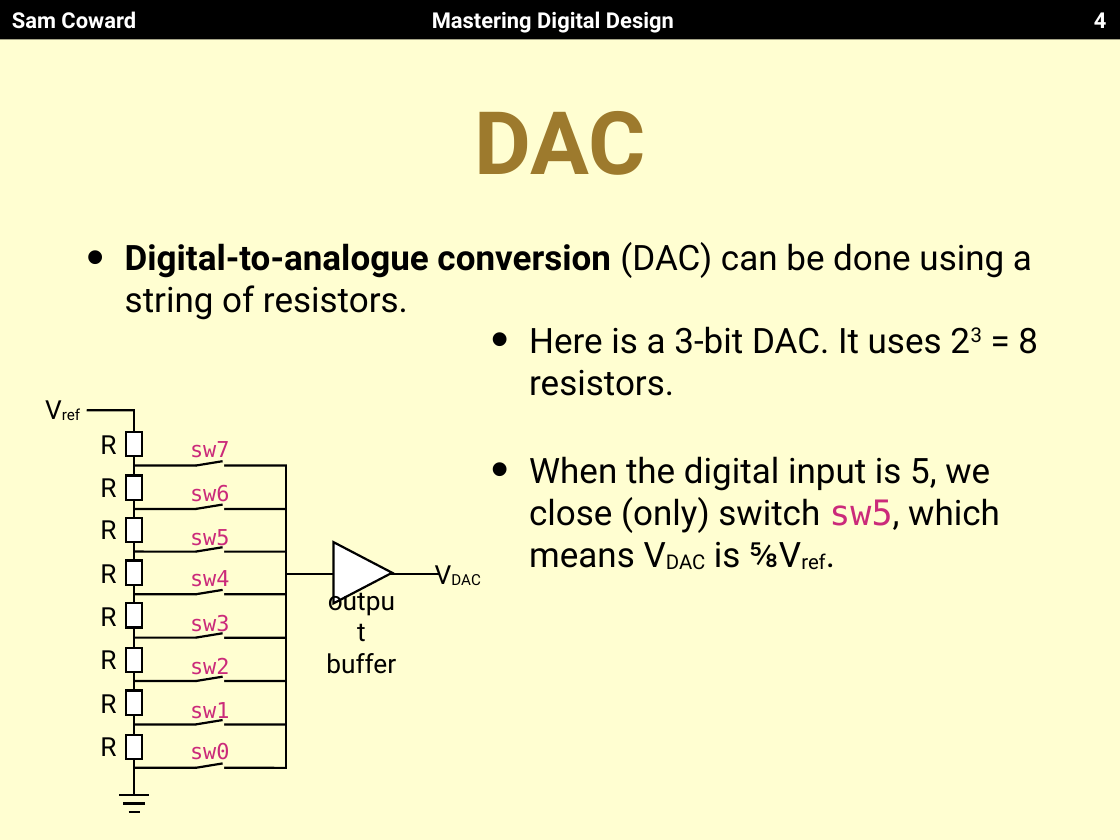
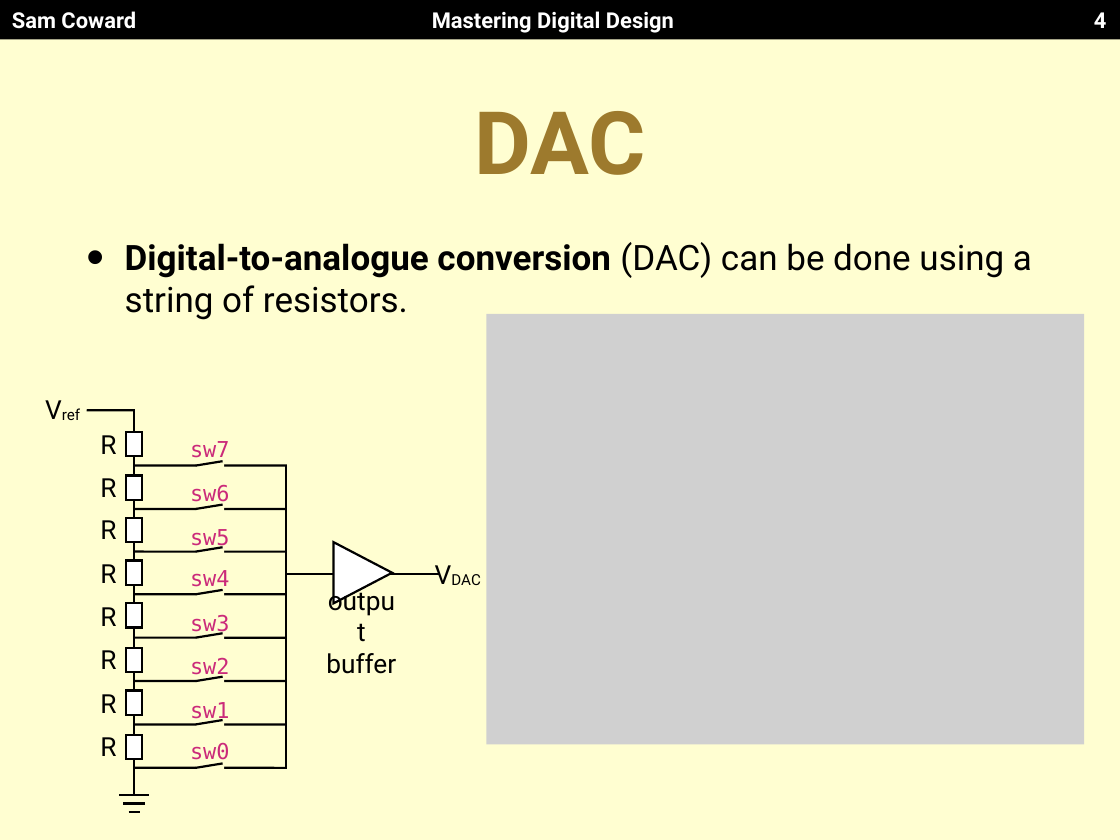
Before and after one commit to Mastering-Digital-Design/Lab-Module, a slide deck: slide 4 of lectures/lecture3.pptx. Drawn at 1120x840 pixels with LibreOffice and Linux fonts; fonts in the diff are those of the drawing; grey boxes stand for pictures. Boxes give left, top, right and bottom in pixels: in the first picture for what was removed or moved away, otherwise in the second. Text is boxed around its words. In the diff, an @@ line names an element or a change of style, - is before the commit and + after.

```diff
--- a/lectures/lecture3.pptx
+++ b/lectures/lecture3.pptx
@@ picture added at box(487, 314, 1085, 745) @@
@@ text removed at box(529, 326, 1038, 568) @@
-• Here is a 3-bit DAC. It uses 23 = 8 resistors.
-• When the digital input is 5, we close (only) switch sw5, which means VDAC is ⅝Vref.
```
Also in this commit, not shown: 8 other slides changed, 1 slide added, 1 slide removed.
